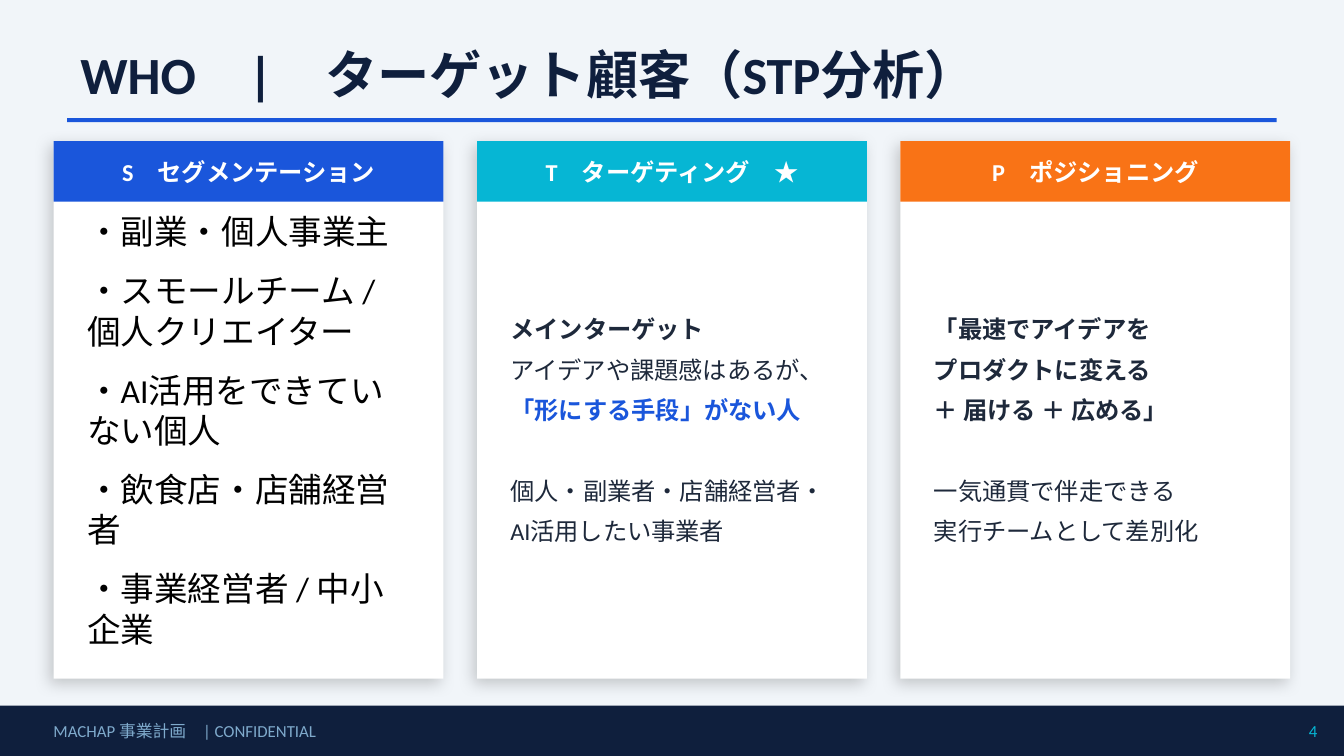
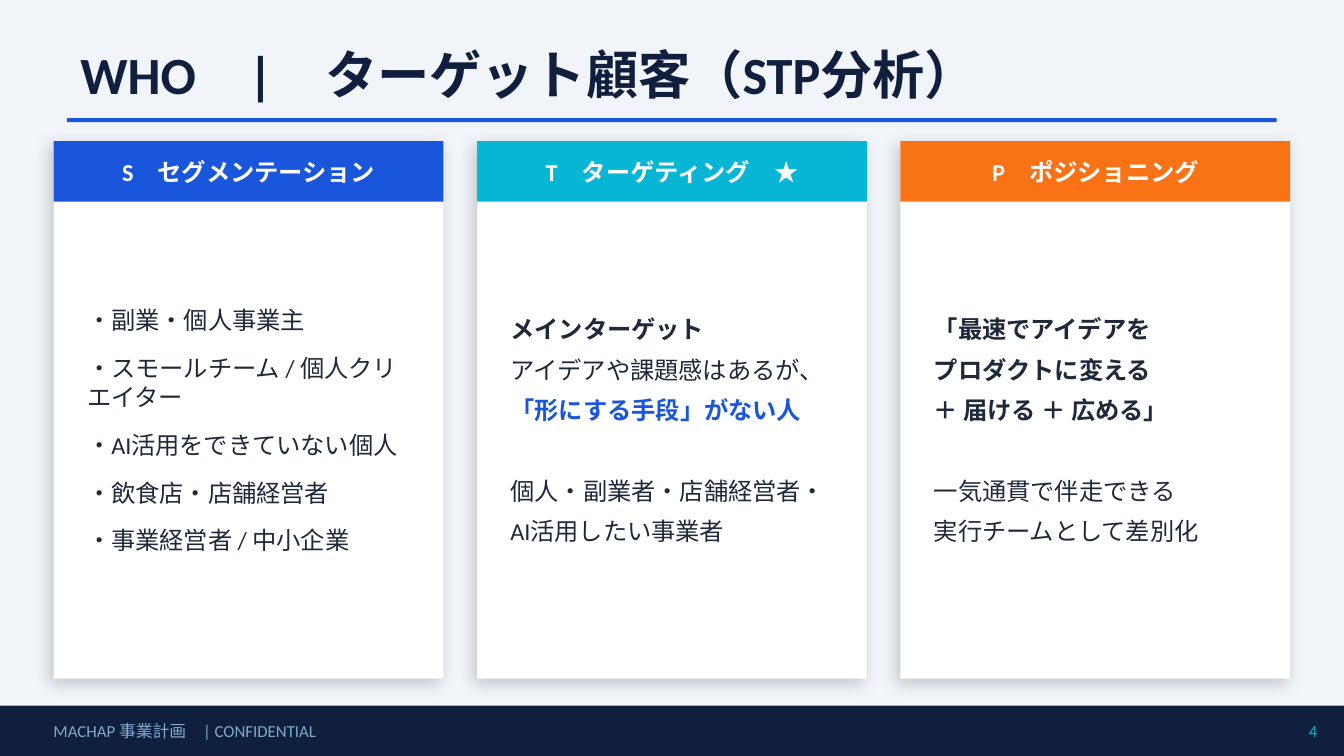
Before and after one commit to jonyjean21/sp-projects, a slide deck: slide 4 of apps/machap/MACHAP_事業計画_v1.pptx. Drawn at 1344x756 pixels with LibreOffice and Linux fonts; fonts in the diff are those of the drawing. Boxes give left, top, right and bottom in pixels: in the first picture for what was removed or moved away, otherwise in the second. Text is boxed around its words. In the diff, an @@ line names an element or a change of style, - is before the commit and + after.

```diff
--- a/apps/machap/MACHAP_事業計画_v1.pptx
+++ b/apps/machap/MACHAP_事業計画_v1.pptx
@@ text "・副業・個人事業主" at (87, 308, 397, 551): size 18 to 13 pt, text colour #000000 to #1E293B @@
```
